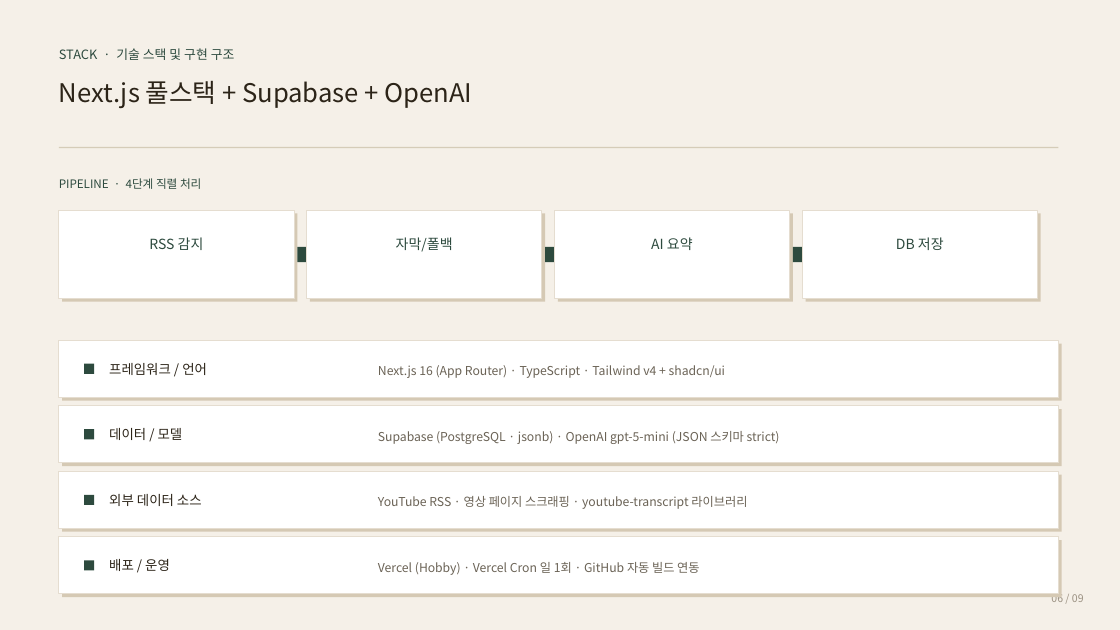
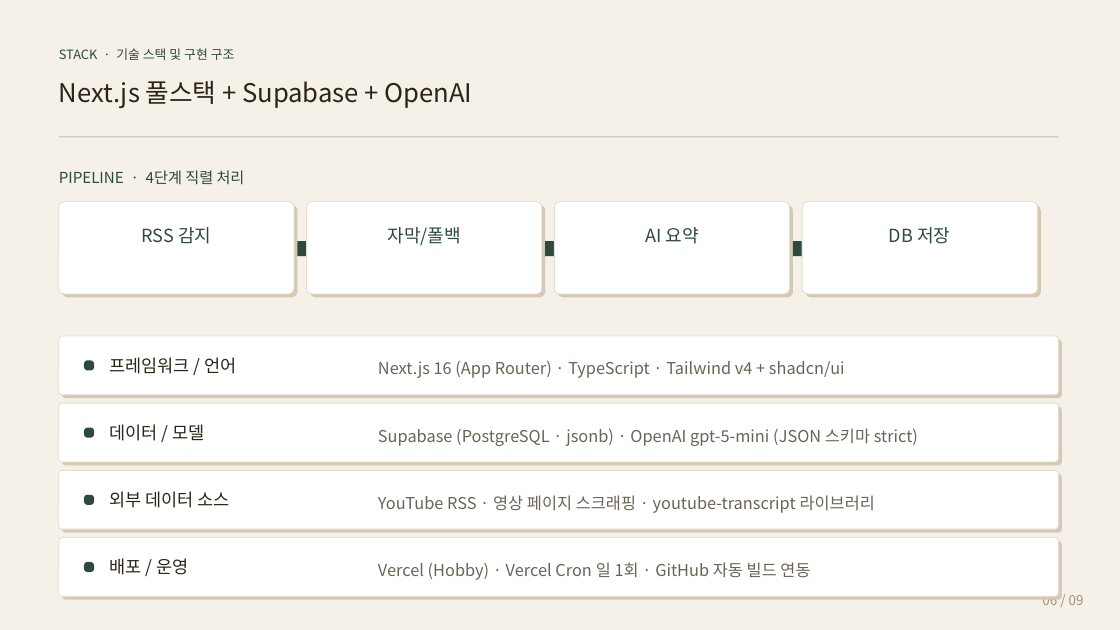
Before and after one commit to leeyongjoo9-rgb/tubebrief_mvp, a slide deck: slide 6 of 이용주-기말발표자료.pptx. Drawn at 1120x630 pixels with LibreOffice and Linux fonts; fonts in the diff are those of the drawing. Boxes give left, top, right and bottom in pixels: in the first picture for what was removed or moved away, otherwise in the second. Text is boxed around its words. In the diff, an @@ line names an element or a change of style, - is before the commit and + after.

Commit message:
design: PPTX 2차 수정 (4가지 주문 반영)
① 페이지 제목을 제외한 텍스트 30% 키움
- 카드 제목: 12.5→16, 본문: 11→14, row_card 라벨: 11.5→15
- 표지 한 줄 소개: 17→22, 발표자/링크: 11→14, 라벨: 8.5→11
- kicker: 10→13, 하단 한계: 9.5→12.5, 표 본문: 11→14
- 페이지 제목(영문 카테고리, 한국어 부제, 표지 TubeBrief)은 그대로

② 페이지 제목 구분선을 제목 바로 밑으로 (1.75→1.62)

③ 모든 박스를 둥근 모서리로 (corner_pct=0.06 통일)
- add_rect 기본을 rounded=True 로 변경
- add_card 의 본 카드 + 그림자 모두 ROUNDED_RECTANGLE
- 강의 칩, T 마크, kicker 강조 박스, 아이콘 정사각형 모두 둥글게
- divider 같이 얇은 라인만 rounded=False

④ 마지막 페이지(NEXT) 레이아웃 재배치
- 상단: 좌측 어려움+해결(3.4h) / 우측 결과 비교(3.4h)
- 하단: LIMITATION 박스(전체 폭 12.0, 1.65h)
- LIMITATION 도 박스 안에 위치, kicker + 3개 항목

```diff
--- a/이용주-기말발표자료.pptx
+++ b/이용주-기말발표자료.pptx
@@ text "PIPELINE · 4단계 직렬 처리" at (59, 170, 245, 184): size 10 to 13 pt @@
@@ rounded rectangle: place and size @@
-rounded rectangle at (59, 210, 294, 298)
+rounded rectangle at (59, 202, 294, 294)
@@ rounded rectangle: place and size @@
-rounded rectangle at (307, 210, 542, 298)
+rounded rectangle at (307, 202, 542, 294)
@@ rounded rectangle: place and size @@
-rounded rectangle at (555, 210, 790, 298)
+rounded rectangle at (555, 202, 790, 294)
@@ rectangle to rounded rectangle in 19 elements at (62, 474, 1062, 533), (59, 471, 1059, 529), (84, 428, 94, 438), (84, 562, 94, 572), (62, 407, 1062, 465), (59, 403, 1059, 462), (62, 541, 1062, 600), (59, 538, 1059, 597), (84, 360, 94, 371), (62, 339, 1062, 398), (59, 336, 1059, 395), (62, 205, 297, 297), (59, 202, 294, 294), (310, 205, 545, 297), (307, 202, 542, 294), (558, 205, 793, 297), (555, 202, 790, 294), (806, 205, 1041, 297), (802, 202, 1038, 294) @@
@@ rounded rectangle: place and size @@
-rounded rectangle at (802, 210, 1038, 298)
+rounded rectangle at (802, 202, 1038, 294)
@@ 5 texts, 4 rounded rectangles, 1 rectangle: place and size @@
-5 texts, 4 rounded rectangles, 1 rectangle at (59, 147, 1059, 302)
+5 texts, 4 rounded rectangles, 1 rectangle at (59, 136, 1059, 297)
@@ size 12 to 15.5 pt in 4 elements at (142, 227, 211, 244), (387, 227, 461, 245), (645, 227, 699, 244), (889, 227, 950, 244) @@
@@ 3 right arrows, 3 rounded rectangles: place and size @@
-3 right arrows, 3 rounded rectangles at (59, 239, 1062, 401)
+3 right arrows, 3 rounded rectangles at (59, 234, 1062, 398)
@@ size 11.5 to 15 pt in 4 elements at (109, 491, 229, 508), (109, 424, 204, 441), (109, 558, 188, 575), (109, 357, 236, 374) @@
@@ size 10.5 to 14 pt in 4 elements at (378, 495, 875, 513), (378, 428, 918, 446), (378, 562, 810, 580), (378, 361, 845, 378) @@
@@ text "06 / 09" at (1042, 595, 1084, 605): size 9 to 11.5 pt @@
```
Also in this commit, not shown: 8 other slides changed, 1 other file.
